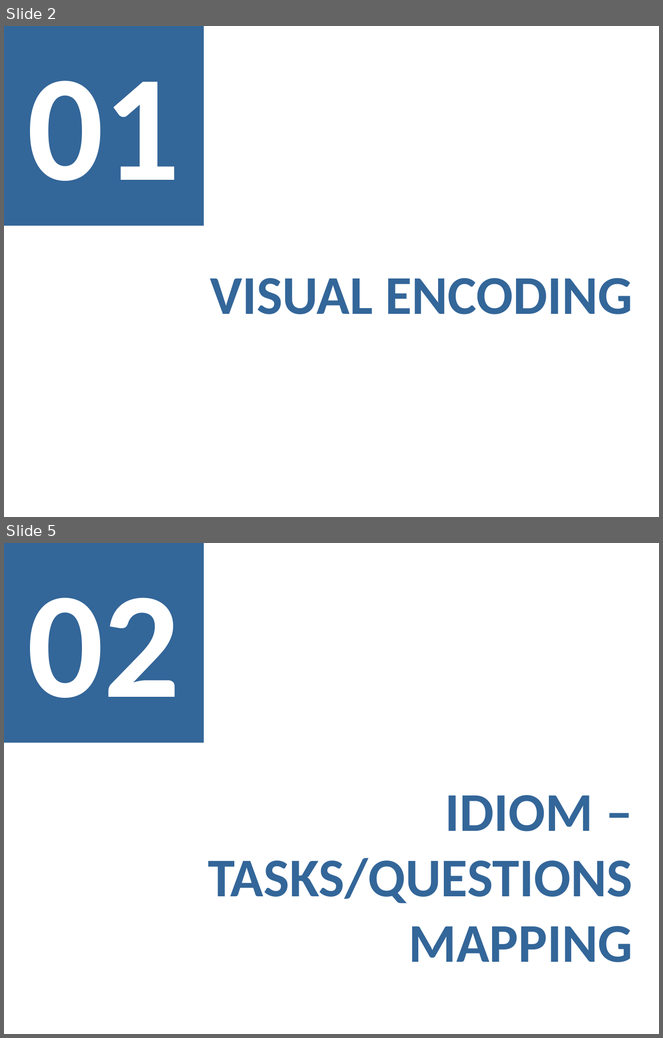
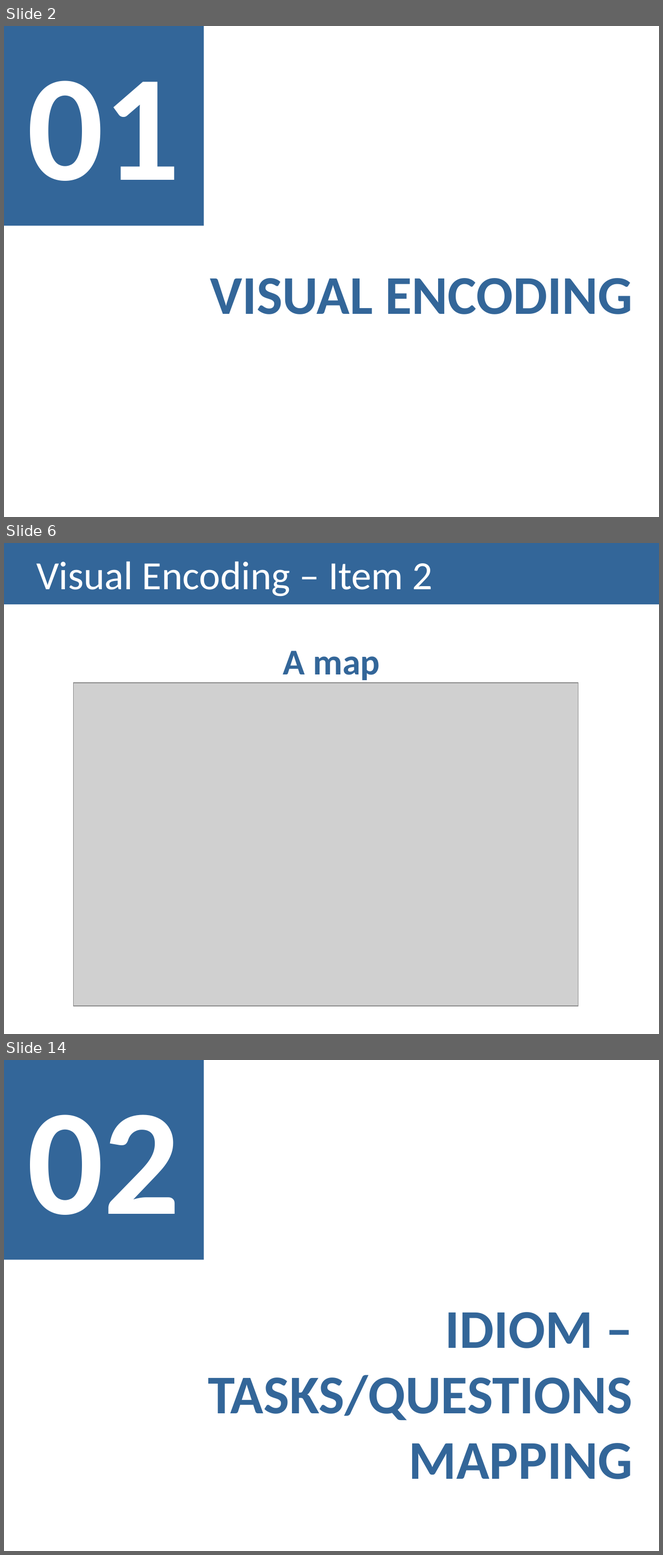
Before and after one commit to carboned4/V_I_2015_1, a slide deck: checkpoint3/G01A - Presentation 3.pptx. Shown one above the other, each under a label of ours: slides 2 and 5 before the commit, slides 2, 6 and 14 after it; the slides between them are not shown. The pictures are 663x1038 and 663x1555 pixels, drawn with LibreOffice and Linux fonts; fonts in the diff are those of the drawing; grey boxes stand for pictures. Boxes give left, top, right and bottom in pixels: in the first picture for what was removed or moved away, otherwise in the second. Text is boxed around its words. In the diff, an @@ line names an element or a change of style, - is before the commit and + after.

```diff
--- a/checkpoint3/G01A - Presentation 3.pptx
+++ b/checkpoint3/G01A - Presentation 3.pptx
@@ slide 6 added at <box>4,543,659,1034</box>, background #FFFFFF @@
@@ title added at <box>4,543,659,604</box>, fill #336699, 44 pt, text #FFFFFF @@
+Visual Encoding – Item 2
@@ text added at <box>283,651,380,683</box>, 40 pt, text #336699, bold @@
+A map
@@ picture added at <box>74,682,578,1006</box> @@
@@ what was slide 5 is now slide 14 @@
```
Also in this commit, not shown: 2 slides changed, 8 other slides added.
